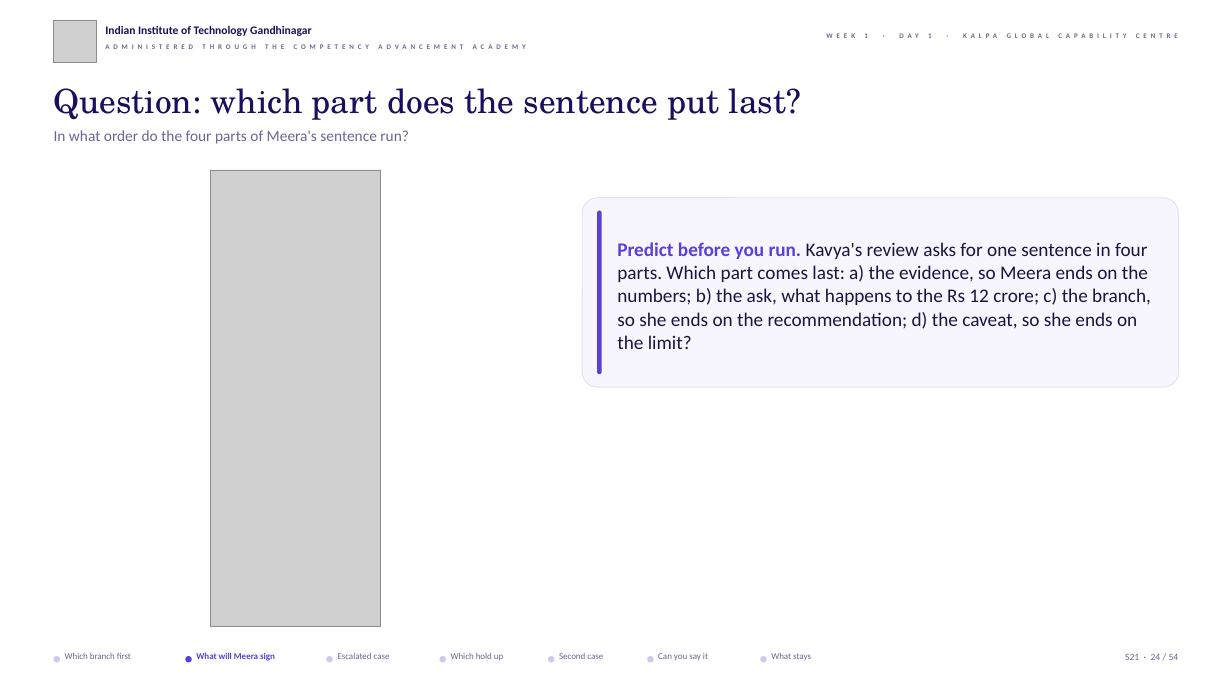
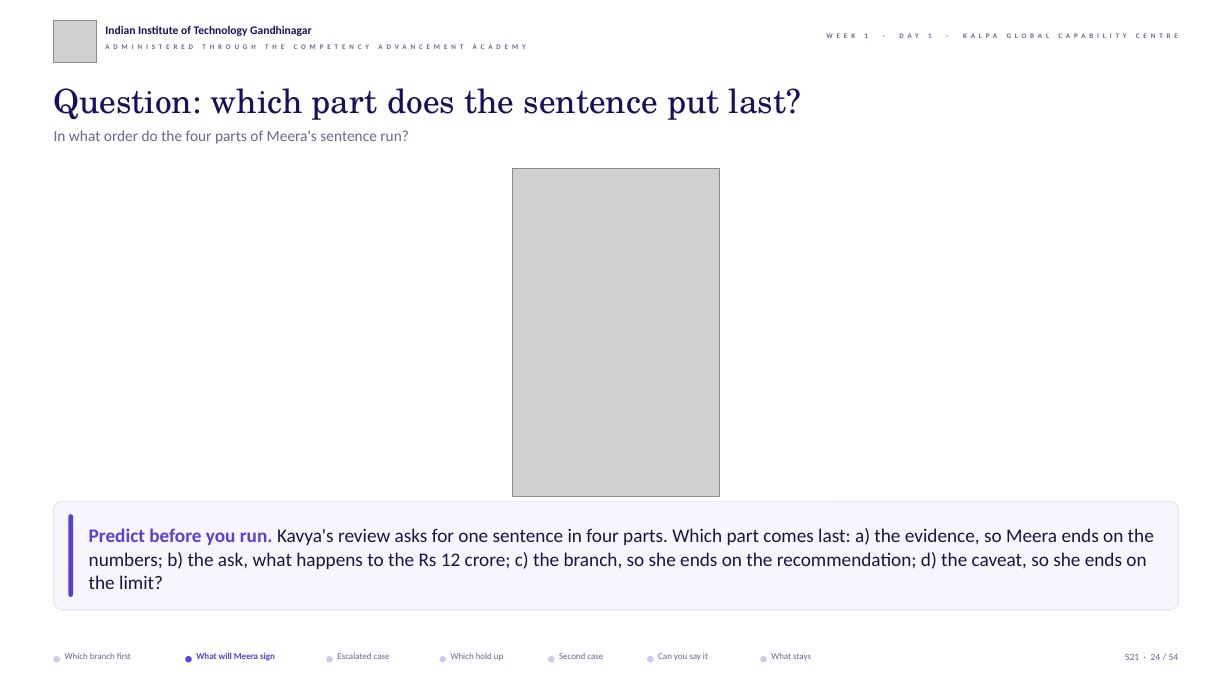
Before and after one commit to fde-academy-lab/c2-content-factory, a slide deck: slide 24 of content/W01/D1/slides/C2_W01_D01_half2_STUDENT.pptx. Drawn at 1232x693 pixels with LibreOffice and Linux fonts; fonts in the diff are those of the drawing; grey boxes stand for pictures; background and template pictures are left out. Boxes give left, top, right and bottom in pixels: in the first picture for what was removed or moved away, otherwise in the second. Text is boxed around its words. In the diff, an @@ line names an element or a change of style, - is before the commit and + after.

```diff
--- a/content/W01/D1/slides/C2_W01_D01_half2_STUDENT.pptx
+++ b/content/W01/D1/slides/C2_W01_D01_half2_STUDENT.pptx
@@ picture removed at box(210, 170, 381, 627) @@
@@ picture added at box(512, 168, 720, 497) @@
@@ rounded rectangle: place and size @@
-rounded rectangle at box(582, 198, 1178, 387)
+rounded rectangle at box(54, 501, 1178, 610)
@@ rounded rectangle: place and size @@
-rounded rectangle at box(597, 211, 602, 374)
+rounded rectangle at box(68, 515, 73, 598)
@@ text "Predict before you run. Kavya's ..." rewrapped from box(617, 242, 1151, 349) to box(89, 528, 1154, 589) @@
```
Also in this commit, not shown: 13 other slides changed, 3 other files.
